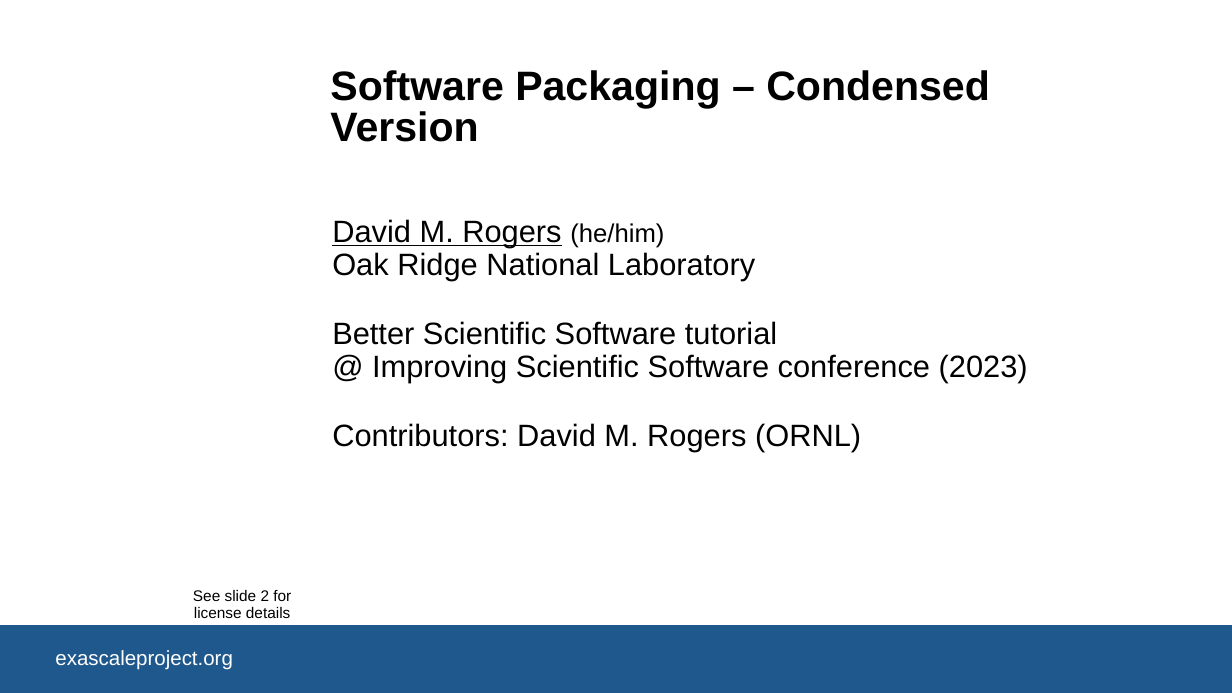
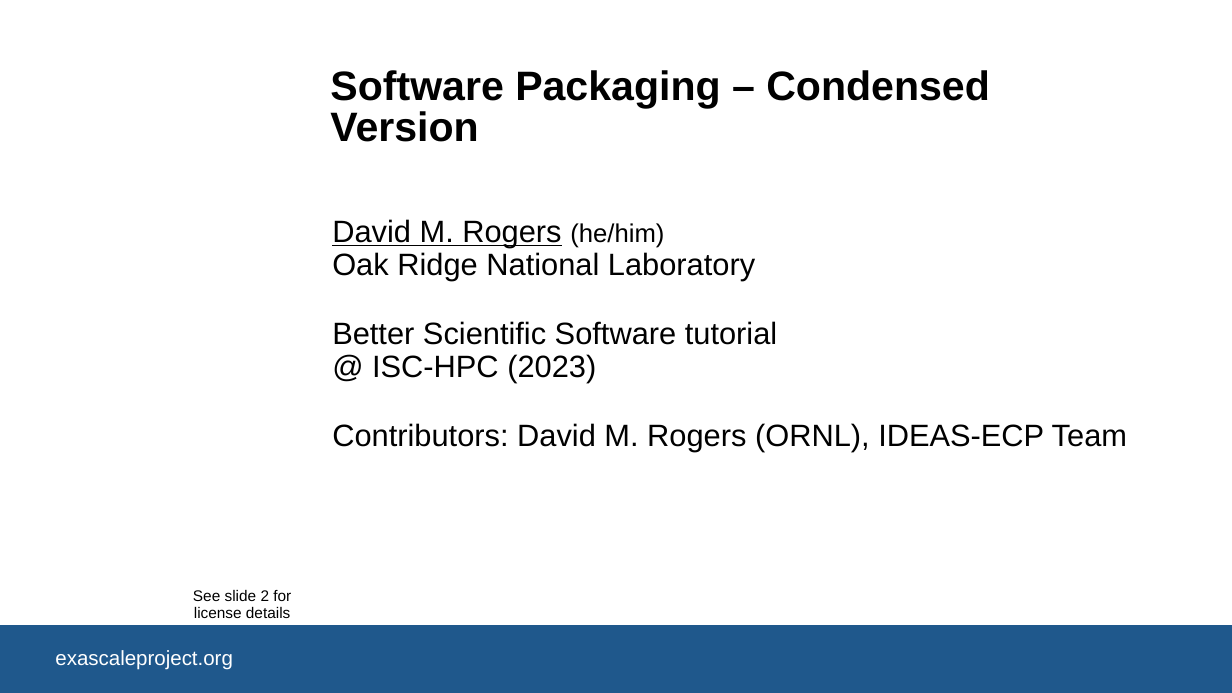
Before and after one commit to bssw-tutorial/presentations, a slide deck: slide 1 of packaging-short.pptx. Drawn at 1232x693 pixels with LibreOffice and Linux fonts; fonts in the diff are those of the drawing; background and template pictures are left out. Boxes give left, top, right and bottom in pixels: in the first picture for what was removed or moved away, otherwise in the second. Text is boxed around its words. In the diff, an @@ line names an element or a change of style, - is before the commit and + after.

```diff
--- a/packaging-short.pptx
+++ b/packaging-short.pptx
@@ subtitle at box(332, 321, 1127, 452): text changed @@
-Better Scientific Software tutorial
-@ Improving Scientific Software conference (2023)
-Contributors: David M. Rogers (ORNL)
+Better Scientific Software tutorial
+@ ISC-HPC (2023)
+Contributors: David M. Rogers (ORNL), IDEAS-ECP Team
```
Also in this commit, not shown: 1 other file.
